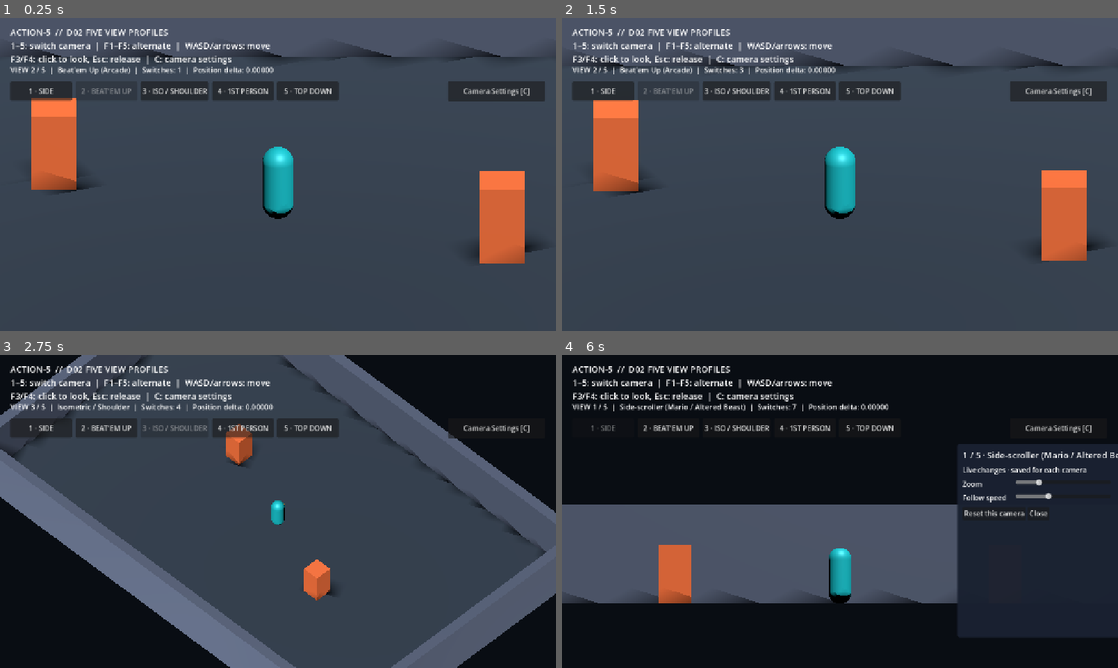
Above: before the commit, frames 1-4 (two rows, left to right).
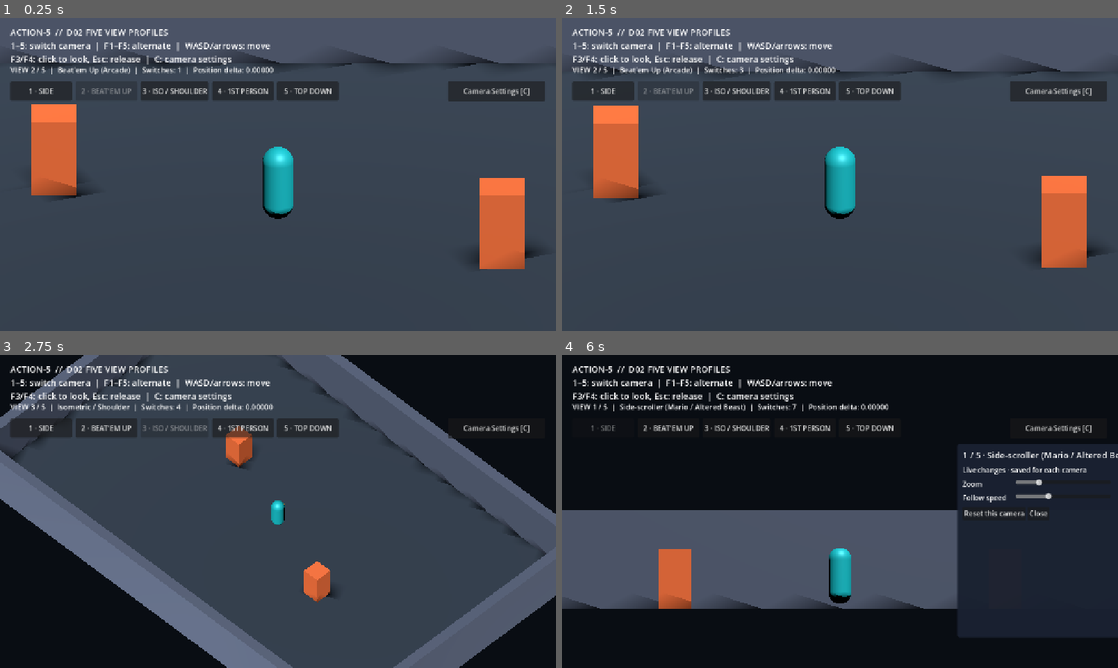
Above: after the commit, the same moments.

Repository: bravado/ACTION-5
Game: Godot game, scene res://demo/main.tscn
The game is run twice, just before and just after one commit, with the same random seed, the same clock (stepped at 60 frames per second) and the same inputs.
Inputs (mouse positions are in pixels of both pictures, inside the frame that each line leads up to):
- Up to frame 1 (0.25 s): no input
- Up to frame 2 (1.5 s): click "1 · SIDE" at 0.5 s; click "2 · BEAT'EM UP" at 1.25 s
- Up to frame 3 (2.75 s): click "3 · ISO / SHOULDER" at 2 s
- Up to frame 4 (6 s): click "4 · 1ST PERSON" at 2.75 s; click "5 · TOP DOWN" at 3.5 s; click "Camera Settings [C]" at 4.25 s; click "Reset this camera" at 5 s; move the mouse to (962, 495) at 5.77 s; hold D from 5.78 s (still down); tap 1 (view_1) at 5.85 s; click (962, 495) at 5.92 s

The runs differ from the first frame. In frame 1, 2.7% of the frame differs, in the area x 2-97%, y 8-81%; in frame 2, 2.4%; in frame 3, 1.7%; in frame 4, 2.9%, in the area x 0-72%, y 47-82%.
Error after the commit: Trying to assign value of type 'Node3D' to a variable of type 'facing_presenter.gd'. (res://addons/action5/actor/action_actor.gd:12)

Commit message:
refactor(d03): connect real actor and movement input in demo/player.gd

Diff:
--- a/demo/player.gd
+++ b/demo/player.gd
@@ -1,26 +1,3 @@
-extends CharacterBody3D
-## D01 debug actor: deliberately small. D02 will replace input/policy selection.
-## This actor receives a world-plane movement intent, never reads raw keys.
-
-@export_range(0.1, 20.0, 0.1) var walk_speed: float = 4.5
-@export_range(1.0, 60.0, 1.0) var acceleration: float = 19.0
-
-var _planar_intent: Vector2 = Vector2.ZERO
-
-
-func set_move_intent(intent: Vector2) -> void:
-    _planar_intent = intent.limit_length(1.0)
-
-
-func _physics_process(delta: float) -> void:
-    velocity.x = move_toward(velocity.x, _planar_intent.x * walk_speed, acceleration * delta)
-    velocity.z = move_toward(velocity.z, _planar_intent.y * walk_speed, acceleration * delta)
-    if not is_on_floor():
-        velocity.y -= float(ProjectSettings.get_setting("physics/3d/default_gravity")) * delta
-    elif velocity.y < 0.0:
-        velocity.y = 0.0
-
-    move_and_slide()
-
-    if _planar_intent.length_squared() > 0.02:
-        $Visual.rotation.y = atan2(-_planar_intent.x, -_planar_intent.y)
+extends "res://addons/action5/actor/action_actor.gd"
+## Reference actor: no direct keyboard input and no demo-only physics.
+## Replace the primitive visual/character with a skinned model in D04.
